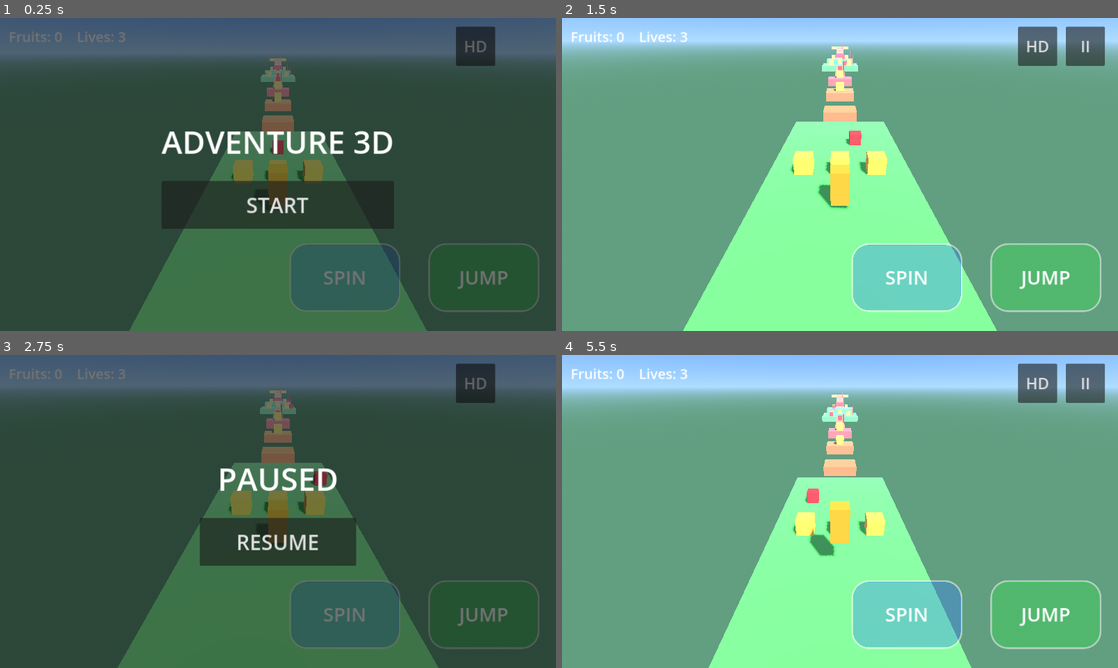
Above: before the commit, frames 1-4 (two rows, left to right).
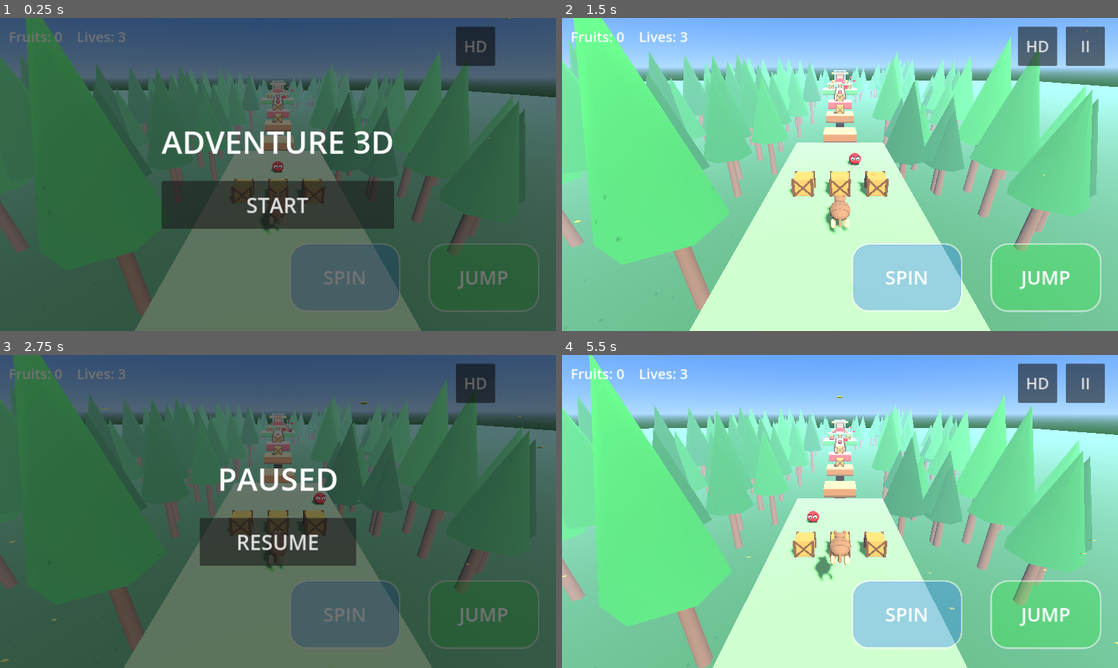
Above: after the commit, the same moments.

Repository: ksomealmlk-create/Adventure3D
Game: Godot game, scene res://main.tscn
The game is run twice, just before and just after one commit, with the same random seed, the same clock (stepped at 60 frames per second) and the same inputs.
Inputs:
- Up to frame 1 (0.25 s): no input
- Up to frame 2 (1.5 s): click "HD" at 0.5 s; click "START" at 1.25 s
- Up to frame 3 (2.75 s): click "II" at 2 s
- Up to frame 4 (5.5 s): click "RESUME" at 2.75 s; click "II" at 3.5 s; click "HD" at 4.25 s; click "RESUME" at 5 s

The runs differ from the first frame. In frame 1, 49% of the frame differs, in the area x 0-100%, y 0-100%; in frame 2, 95%; in frame 3, 51%; in frame 4, 95%.

Commit message:
Revert "dark theme"
This reverts commit a0e4dad6d65a4548a263adc6c79b84d776cd763e.

Diff:
--- a/main.gd
+++ b/main.gd
@@ -20,6 +20,17 @@
 var quality_btn: Button
 var sun_light: DirectionalLight3D
 var mat_cache := {}
+var leaves: CPUParticles3D
+var cam_off := Vector3(0, 5, 8)
+var cam_zones := [
+	[12.0, -13.0, Vector3(0, 5.0, 8.0)],
+	[-13.0, -30.0, Vector3(0, 6.5, 9.5)],
+	[-30.0, -47.0, Vector3(0, 3.6, 6.0)],
+	[-47.0, -66.0, Vector3(0, 6.0, 10.5)],
+	[-66.0, -72.0, Vector3(0, 5.0, 8.0)],
+	[-72.0, -92.0, Vector3(0, 2.2, 5.5)],
+	[-92.0, -130.0, Vector3(0, 7.0, 10.0)],
+]
 var was_floor := true
 var dust_t := 0.0
 var stick_base: Panel
@@ -58,7 +69,7 @@
 	sky_mat.sky_top_color = Color(0.25, 0.5, 0.9)
 	sky_mat.sky_horizon_color = Color(0.7, 0.85, 1.0)
 	sky_mat.ground_horizon_color = Color(0.7, 0.85, 1.0)
-	sky_mat.ground_bottom_color = Color(0.4, 0.6, 0.5)
+	sky_mat.ground_bottom_color = Color(0.18, 0.4, 0.2)
 	sky.sky_material = sky_mat
 	e.background_mode = Environment.BG_SKY
 	e.sky = sky
@@ -70,13 +81,14 @@
 	e.adjustment_contrast = 1.05
 	e.ambient_light_source = Environment.AMBIENT_SOURCE_COLOR
 	e.ambient_light_color = Color(1, 1, 1)
-	e.ambient_light_energy = 0.5
+	e.ambient_light_energy = 0.38
 	env.environment = e
 	add_child(env)
 
 	var sun := DirectionalLight3D.new()
 	sun.rotation_degrees = Vector3(-50, 30, 0)
-	sun.light_energy = 1.1
+	sun.light_energy = 1.0
+	sun.light_color = Color(1.0, 0.96, 0.88)
 	sun.shadow_enabled = fx_on
 	sun.directional_shadow_mode = DirectionalLight3D.SHADOW_ORTHOGONAL
 	sun.directional_shadow_max_distance = 45.0
@@ -85,6 +97,7 @@
 
 	_build_sounds()
 	_build_level()
+	_build_forest()
 
 	player = CharacterBody3D.new()
 	var cs := CollisionShape3D.new()
@@ -93,9 +106,7 @@
 	sh.height = 1.6
 	cs.shape = sh
 	player.add_child(cs)
-	visual = Node3D.new()
-	visual.add_child(_mesh(Vector3(0.8, 1.6, 0.8), Color(1, 0.5, 0), Vector3.ZERO))
-	visual.add_child(_mesh(Vector3(0.3, 0.3, 0.3), Color(1, 1, 0), Vector3(0, 0.3, -0.5)))
+	visual = preload("res://character.gd").new()
 	player.add_child(visual)
 	add_child(player)
 	player.position = respawn_pos
@@ -103,6 +114,24 @@
 	cam = Camera3D.new()
 	add_child(cam)
 	cam.position = respawn_pos + Vector3(0, 5, 8)
+	leaves = CPUParticles3D.new()
+	leaves.amount = 40
+	leaves.lifetime = 6.0
+	leaves.preprocess = 3.0
+	leaves.emission_shape = CPUParticles3D.EMISSION_SHAPE_BOX
+	leaves.emission_box_extents = Vector3(14, 5, 14)
+	leaves.direction = Vector3(0.3, -1, 0.2)
+	leaves.spread = 25.0
+	leaves.initial_velocity_min = 0.3
+	leaves.initial_velocity_max = 0.9
+	leaves.gravity = Vector3(0, -0.4, 0)
+	var lm := BoxMesh.new()
+	lm.size = Vector3(0.14, 0.02, 0.1)
+	lm.material = _mat(Color(0.75, 0.85, 0.3))
+	leaves.mesh = lm
+	leaves.local_coords = false
+	leaves.emitting = fx_on
+	cam.add_child(leaves)
 
 	_build_ui()
 
@@ -265,6 +294,7 @@
 	_crate(Vector3(0, 2.1, -28.5))
 
 	_plat(0, 1.6, -30, -46, 1.6, wood)
+	_bridge(-30.0, -46.0, 1.6, 0.8)
 	_checkpoint(Vector3(0, 2.1, -31), Vector3(0.55, 2.6, -31))
 	_enemy(Vector3(0, 2.0, -38), 4.0, "z")
 
@@ -284,6 +314,9 @@
 	_checkpoint(Vector3(0, 2.1, -68), Vector3(3, 2.6, -68))
 	_enemy(Vector3(0, 2.0, -69), 3.0, "x")
 	_plat(0, 1.6, -72, -90, 3, brown)
+	for az in [-75.0, -79.0, -83.0, -87.0]:
+		var azf: float = az
+		_arch(azf, 1.6, 1.75)
 	_hazard(Vector3(0, 1.95, -76))
 	_hazard(Vector3(0, 1.95, -81))
 	_hazard(Vector3(0, 1.95, -86))
@@ -296,10 +329,21 @@
 
 func _plat(cx: float, top: float, z0: float, z1: float, w: float, color: Color) -> StaticBody3D:
 	var ln := absf(z1 - z0)
-	return _box(Vector3(cx, top - 0.5, (z0 + z1) * 0.5), Vector3(w, 1, ln), color)
+	var body := _box(Vector3(cx, top - 0.5, (z0 + z1) * 0.5), Vector3(w, 1, ln), color)
+	body.add_child(_mesh(Vector3(w + 0.06, 0.1, ln + 0.06), color.lightened(0.3), Vector3(0, 0.46, 0)))
+	body.add_child(_mesh(Vector3(w + 0.04, 0.22, ln + 0.04), color.darkened(0.3), Vector3(0, -0.4, 0)))
+	_add_pillars(body, w, ln, top)
+	return body
 
 func _hazard(pos: Vector3) -> void:
-	add_child(_mesh(Vector3(3, 0.7, 0.8), Color(0.9, 0.1, 0.1), pos))
+	var hm := _mesh(Vector3(3, 0.7, 0.8), Color(0.9, 0.1, 0.1), pos)
+	var em := StandardMaterial3D.new()
+	em.albedo_color = Color(0.9, 0.1, 0.1)
+	em.emission_enabled = true
+	em.emission = Color(1.0, 0.1, 0.05)
+	em.emission_energy_multiplier = 0.8
+	hm.material_override = em
+	add_child(hm)
 	hazards.append({"pos": pos, "half": Vector3(1.5, 0.35, 0.4)})
 
 func show_panel(title: String, btn: String) -> void:
@@ -325,6 +369,107 @@
 		stick_base.hide()
 		stick_knob.hide()
 		show_panel("PAUSED", "RESUME")
+
+func _cam_zone(z: float) -> Vector3:
+	for zone in cam_zones:
+		var a: float = zone[0]
+		var b: float = zone[1]
+		if z <= a and z > b:
+			var off: Vector3 = zone[2]
+			return off
+	return Vector3(0, 6, 9)
+
+func _add_pillars(body: Node3D, w: float, ln: float, top: float) -> void:
+	var h := top + 9.0
+	var n := maxi(1, int(ln / 10.0))
+	var pw := minf(w * 0.4, 1.2)
+	for i in range(n):
+		var z := 0.0
+		if n > 1:
+			z = lerpf(-ln * 0.5 + 1.0, ln * 0.5 - 1.0, float(i) / float(n - 1))
+		body.add_child(_mesh(Vector3(pw, h, pw), Color(0.45, 0.32, 0.2), Vector3(0, -0.5 - h * 0.5, z)))
+
+func _bridge(z0: float, z1: float, top: float, half: float) -> void:
+	var wood_c := Color(0.35, 0.22, 0.12)
+	var ln := absf(z1 - z0)
+	var zc := (z0 + z1) * 0.5
+	var n := maxi(1, int(ln / 4.0))
+	var sides := [-1.0, 1.0]
+	for sx in sides:
+		var xs: float = sx
+		var rx := xs * (half + 0.1)
+		add_child(_mesh(Vector3(0.08, 0.08, ln), wood_c, Vector3(rx, top + 0.75, zc)))
+		add_child(_mesh(Vector3(0.08, 0.08, ln), wood_c, Vector3(rx, top + 0.4, zc)))
+		for i in range(n + 1):
+			var pz := z0 - float(i) * (ln / float(n))
+			add_child(_mesh(Vector3(0.16, 0.9, 0.16), wood_c, Vector3(rx, top + 0.45, pz)))
+
+func _arch(z: float, top: float, half: float) -> void:
+	var stone := Color(0.55, 0.55, 0.6)
+	add_child(_mesh(Vector3(0.35, 3.4, 0.35), stone, Vector3(-half, top + 1.7, z)))
+	add_child(_mesh(Vector3(0.35, 3.4, 0.35), stone, Vector3(half, top + 1.7, z)))
+	add_child(_mesh(Vector3(half * 2.0 + 0.7, 0.4, 0.5), stone, Vector3(0, top + 3.5, z)))
+
+func _build_forest() -> void:
+	var ground := MeshInstance3D.new()
+	var pm := PlaneMesh.new()
+	pm.size = Vector2(500, 500)
+	pm.material = _mat(Color(0.18, 0.4, 0.2))
+	ground.mesh = pm
+	ground.position = Vector3(0, -10, -60)
+	ground.cast_shadow = GeometryInstance3D.SHADOW_CASTING_SETTING_OFF
+	add_child(ground)
+
+	var rng := RandomNumberGenerator.new()
+	rng.seed = 12345
+	var trunk := CylinderMesh.new()
+	trunk.top_radius = 0.3
+	trunk.bottom_radius = 0.4
+	trunk.height = 1.0
+	trunk.radial_segments = 6
+	trunk.rings = 1
+	trunk.material = _mat(Color(0.4, 0.28, 0.18))
+	var crown := CylinderMesh.new()
+	crown.top_radius = 0.0
+	crown.bottom_radius = 1.0
+	crown.height = 1.0
+	crown.radial_segments = 7
+	crown.rings = 1
+	var cmat := StandardMaterial3D.new()
+	cmat.vertex_color_use_as_albedo = true
+	cmat.roughness = 0.9
+	crown.material = cmat
+	var count := 160
+	var mm_t := MultiMesh.new()
+	mm_t.transform_format = MultiMesh.TRANSFORM_3D
+	mm_t.mesh = trunk
+	mm_t.instance_count = count
+	var mm_c := MultiMesh.new()
+	mm_c.transform_format = MultiMesh.TRANSFORM_3D
+	mm_c.use_colors = true
+	mm_c.mesh = crown
+	mm_c.instance_count = count
+	for i in range(count):
+		var side := -1.0 if rng.randf() < 0.5 else 1.0
+		var x := side * rng.randf_range(7.5, 38.0)
+		var z := rng.randf_range(25.0, -150.0)
+		var h := rng.randf_range(11.0, 20.0)
+		var th := h * 0.5
+		var tw := 1.0 + h * 0.02
+		mm_t.set_instance_transform(i, Transform3D(Basis.IDENTITY.scaled(Vector3(tw, th, tw)), Vector3(x, -10.0 + th * 0.5, z)))
+		var ch := h * 0.6
+		var cr := 1.4 + h * 0.1
+		mm_c.set_instance_transform(i, Transform3D(Basis.IDENTITY.scaled(Vector3(cr, ch, cr)), Vector3(x, -10.0 + h * 0.4 + ch * 0.5, z)))
+		var g := rng.randf()
+		mm_c.set_instance_color(i, Color(0.08 + 0.1 * g, 0.32 + 0.2 * g, 0.12 + 0.1 * g))
+	var mi_t := MultiMeshInstance3D.new()
+	mi_t.multimesh = mm_t
+	mi_t.cast_shadow = GeometryInstance3D.SHADOW_CASTING_SETTING_OFF
+	add_child(mi_t)
+	var mi_c := MultiMeshInstance3D.new()
+	mi_c.multimesh = mm_c
+	mi_c.cast_shadow = GeometryInstance3D.SHADOW_CASTING_SETTING_OFF
+	add_child(mi_c)
 
 func _mat(c: Color) -> StandardMaterial3D:
 	var k := c.to_html()
@@ -361,6 +506,7 @@
 func _on_quality() -> void:
 	fx_on = not fx_on
 	sun_light.shadow_enabled = fx_on
+	leaves.emitting = fx_on
 	quality_btn.text = "HD" if fx_on else "LD"
 
 func _mesh(size: Vector3, color: Color, pos: Vector3) -> MeshInstance3D:
@@ -384,11 +530,11 @@
 	add_child(body)
 	return body
 
-func _crate(pos: Vector3) -> void:
+func _crate_old(pos: Vector3) -> void:
 	var c := _box(pos, Vector3(1, 1, 1), Color(0.9, 0.7, 0.2))
 	crates.append(c)
 
-func _enemy(pos: Vector3, rng: float, axis: String) -> void:
+func _enemy_old(pos: Vector3, rng: float, axis: String) -> void:
 	var en := Node3D.new()
 	en.add_child(_mesh(Vector3(0.8, 0.8, 0.8), Color(0.8, 0.1, 0.1), Vector3.ZERO))
 	en.position = pos
@@ -398,7 +544,7 @@
 	add_child(en)
 	enemies.append(en)
 
-func _checkpoint(spot: Vector3, flag_pos: Vector3) -> void:
+func _checkpoint_old(spot: Vector3, flag_pos: Vector3) -> void:
 	var mi := MeshInstance3D.new()
 	var bm := BoxMesh.new()
 	bm.size = Vector3(0.15, 2.0, 0.15)
@@ -456,9 +602,11 @@
 	player.velocity = Vector3.ZERO
 
 func _physics_process(delta: float) -> void:
-	var cam_target := player.global_position + Vector3(0, 5, 8)
-	cam.global_position = cam.global_position.lerp(cam_target, minf(1.0, delta * 8.0))
-	cam.look_at(player.global_position + Vector3(0, 0.5, 0))
+	cam_off = cam_off.lerp(_cam_zone(player.position.z), minf(1.0, delta * 2.5))
+	var cam_target := player.global_position + cam_off
+	cam_target.x = player.global_position.x * 0.8
+	cam.global_position = cam.global_position.lerp(cam_target, minf(1.0, delta * 6.0))
+	cam.look_at(player.global_position + Vector3(0, 0.5, -2.0))
 	var hspeed := Vector2(player.velocity.x, player.velocity.z).length()
 	cam.fov = lerpf(cam.fov, 70.0 + hspeed * 1.2, minf(1.0, delta * 4.0))
 	var txt := "Fruits: %d    Lives: %d" % [fruits, lives]
@@ -514,6 +662,16 @@
 	var vy_before := player.velocity.y
 	player.move_and_slide()
 	var on_fl := player.is_on_floor()
+	if spin_t > 0.0:
+		visual.play("spin")
+	elif not on_fl:
+		visual.play("jump" if player.velocity.y > 0.0 else "fall")
+	elif Vector2(player.velocity.x, player.velocity.z).length() > 6.0:
+		visual.play("run")
+	elif Vector2(player.velocity.x, player.velocity.z).length() > 0.5:
+		visual.play("walk")
+	else:
+		visual.play("idle")
 	if on_fl and not was_floor and vy_before < -5.0:
 		_burst(player.position - Vector3(0, 0.7, 0), Color(1, 1, 1), 8, 3.0)
 	was_floor = on_fl
@@ -558,7 +716,7 @@
 			_play("check")
 			_burst(cps[i], Color(0.2, 1.0, 0.2), 16, 6.0)
 
-	if player.position.y < -15.0:
+	if player.position.y < -9.0:
 		_hurt()
 		if state != "play":
 			return
@@ -566,5 +724,74 @@
 		won = true
 		state = "win"
 		_play("win")
+		visual.play("win")
 		_burst(player.position + Vector3(0, 1, 0), Color(1, 0.84, 0), 40, 8.0)
 		show_panel("YOU WIN!\nFruits: %d" % fruits, "PLAY AGAIN")
+
+func _ball(par: Node3D, r: float, color: Color, pos: Vector3, sc: Vector3 = Vector3.ONE) -> void:
+	var mi := MeshInstance3D.new()
+	var sm := SphereMesh.new()
+	sm.radius = r
+	sm.height = r * 2.0
+	sm.radial_segments = 12
+	sm.rings = 6
+	sm.material = _mat(color)
+	mi.mesh = sm
+	mi.position = pos
+	mi.scale = sc
+	par.add_child(mi)
+
+func _enemy(pos: Vector3, rng: float, axis: String) -> void:
+	var en := Node3D.new()
+	_ball(en, 0.45, Color(0.8, 0.1, 0.1), Vector3.ZERO, Vector3(1.0, 0.9, 1.0))
+	_ball(en, 0.14, Color.WHITE, Vector3(-0.17, 0.12, 0.34))
+	_ball(en, 0.14, Color.WHITE, Vector3(0.17, 0.12, 0.34))
+	_ball(en, 0.06, Color.BLACK, Vector3(-0.17, 0.12, 0.46))
+	_ball(en, 0.06, Color.BLACK, Vector3(0.17, 0.12, 0.46))
+	_ball(en, 0.1, Color(0.25, 0.03, 0.03), Vector3(-0.2, -0.4, 0.1), Vector3(1.0, 0.6, 1.3))
+	_ball(en, 0.1, Color(0.25, 0.03, 0.03), Vector3(0.2, -0.4, 0.1), Vector3(1.0, 0.6, 1.3))
+	var b1 := _mesh(Vector3(0.24, 0.05, 0.05), Color(0.2, 0.0, 0.0), Vector3(-0.17, 0.32, 0.4))
+	b1.rotation.z = -0.5
+	en.add_child(b1)
+	var b2 := _mesh(Vector3(0.24, 0.05, 0.05), Color(0.2, 0.0, 0.0), Vector3(0.17, 0.32, 0.4))
+	b2.rotation.z = 0.5
+	en.add_child(b2)
+	en.position = pos
+	en.set_meta("c", pos)
+	en.set_meta("rng", rng)
+	en.set_meta("axis", axis)
+	add_child(en)
+	enemies.append(en)
+
+func _crate(pos: Vector3) -> void:
+	var c := _box(pos, Vector3(1, 1, 1), Color(0.8, 0.55, 0.25))
+	var dark := Color(0.4, 0.25, 0.1)
+	for sx in [-0.5, 0.5]:
+		for sz in [-0.5, 0.5]:
+			c.add_child(_mesh(Vector3(0.14, 1.04, 0.14), dark, Vector3(sx, 0, sz)))
+	var p1 := _mesh(Vector3(1.25, 0.1, 0.04), dark, Vector3(0, 0, 0.51))
+	p1.rotation.z = 0.785
+	c.add_child(p1)
+	var p2 := _mesh(Vector3(1.25, 0.1, 0.04), dark, Vector3(0, 0, 0.51))
+	p2.rotation.z = -0.785
+	c.add_child(p2)
+	crates.append(c)
+
+func _checkpoint(spot: Vector3, flag_pos: Vector3) -> void:
+	var root := Node3D.new()
+	root.position = flag_pos
+	root.add_child(_mesh(Vector3(0.12, 2.2, 0.12), Color(0.85, 0.85, 0.85), Vector3.ZERO))
+	root.add_child(_mesh(Vector3(0.6, 0.15, 0.6), Color(0.4, 0.4, 0.45), Vector3(0, -1.1, 0)))
+	var mat := StandardMaterial3D.new()
+	mat.albedo_color = Color(0.9, 0.1, 0.1)
+	var cloth := MeshInstance3D.new()
+	var bm := BoxMesh.new()
+	bm.size = Vector3(0.7, 0.45, 0.05)
+	bm.material = mat
+	cloth.mesh = bm
+	cloth.position = Vector3(0.4, 0.8, 0)
+	root.add_child(cloth)
+	add_child(root)
+	cps.append(spot)
+	cp_mats.append(mat)
+	cp_done.append(false)
